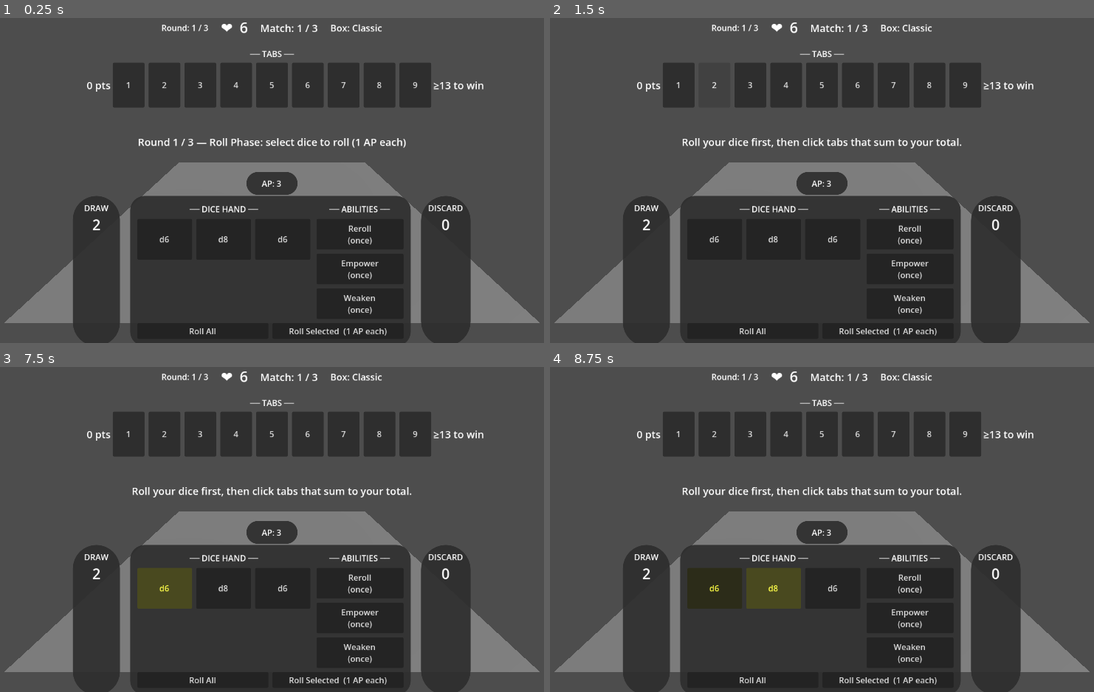
Above: before the commit, frames 1-4 (two rows, left to right).
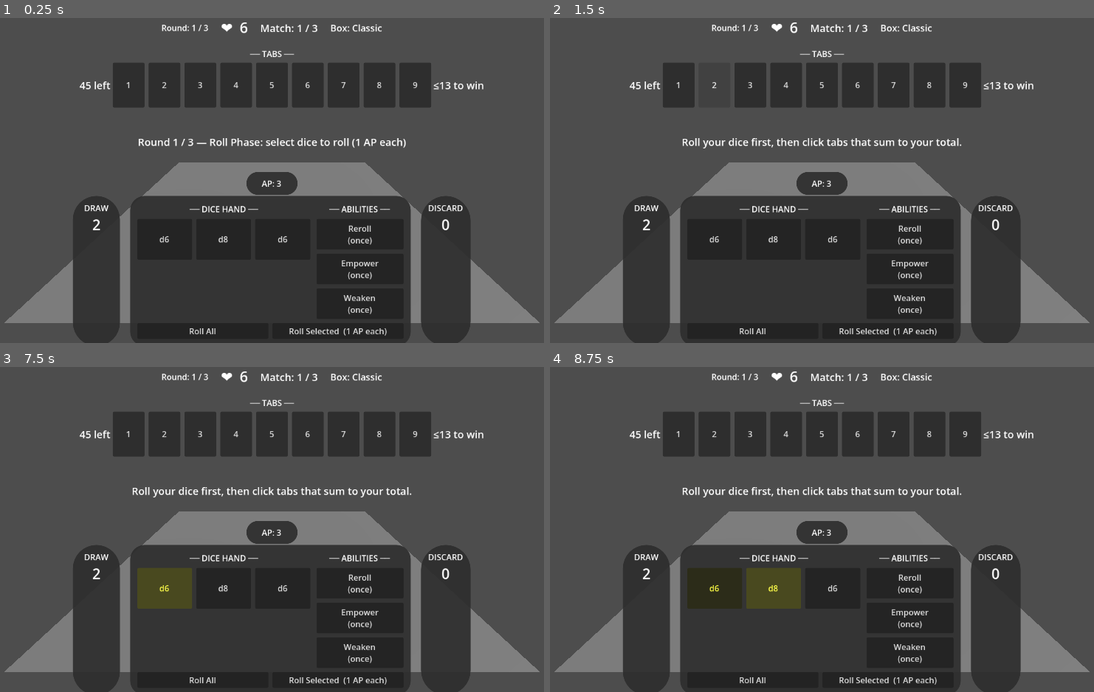
Above: after the commit, the same moments.

Repository: caleb-the-dev/SealTheBox
Game: Godot game, scene res://scenes/match/match.tscn
Two runs of this game, one before a commit and one after it. Both use one fixed random seed, a clock stepped at 60 frames per second and the inputs below.
Inputs:
- Up to frame 1 (0.25 s): no input
- Up to frame 2 (1.5 s): click "1" at 0.5 s; click "2" at 1.25 s
- Up to frame 3 (7.5 s): click "3" at 2 s; click "4" at 2.75 s; click "5" at 3.5 s; click "6" at 4.25 s; click "7" at 5 s; click "8" at 5.75 s; click "9" at 6.5 s; click "d6" at 7.25 s
- Up to frame 4 (8.75 s): click "d8" at 8 s

The runs differ from the first frame. In frame 1, less than 0.1% of the frame differs, in the area x 14-81%, y 19-23%; in frame 2, less than 0.1%; in frame 3, less than 0.1%; in frame 4, less than 0.1%.

Commit message:
fix: show remaining sum and correct win direction
Win condition is remaining_sum <= threshold, not sealed >= threshold.
Left counter now shows "X left" (counting down); threshold now reads
"<=N to win" to match the actual check_win() logic.

Co-Authored-By: Claude Sonnet 4.6 <noreply@anthropic.com>

Diff:
--- a/seal-the-box/scripts/match/match.gd
+++ b/seal-the-box/scripts/match/match.gd
@@ -671,9 +671,8 @@
 		var remaining_sum := 0
 		for t in GameState.tabs:
 			remaining_sum += t
-		var sealed_sum := GameState.current_box.tab_sum() - remaining_sum
-		_sealed_total_label.text = "%d pts" % sealed_sum
-		_threshold_label.text = "≥%d to win" % GameState.win_threshold
+		_sealed_total_label.text = "%d left" % remaining_sum
+		_threshold_label.text = "≤%d to win" % GameState.win_threshold
 	else:
 		_box_label.text = ""
 		_sealed_total_label.text = ""
